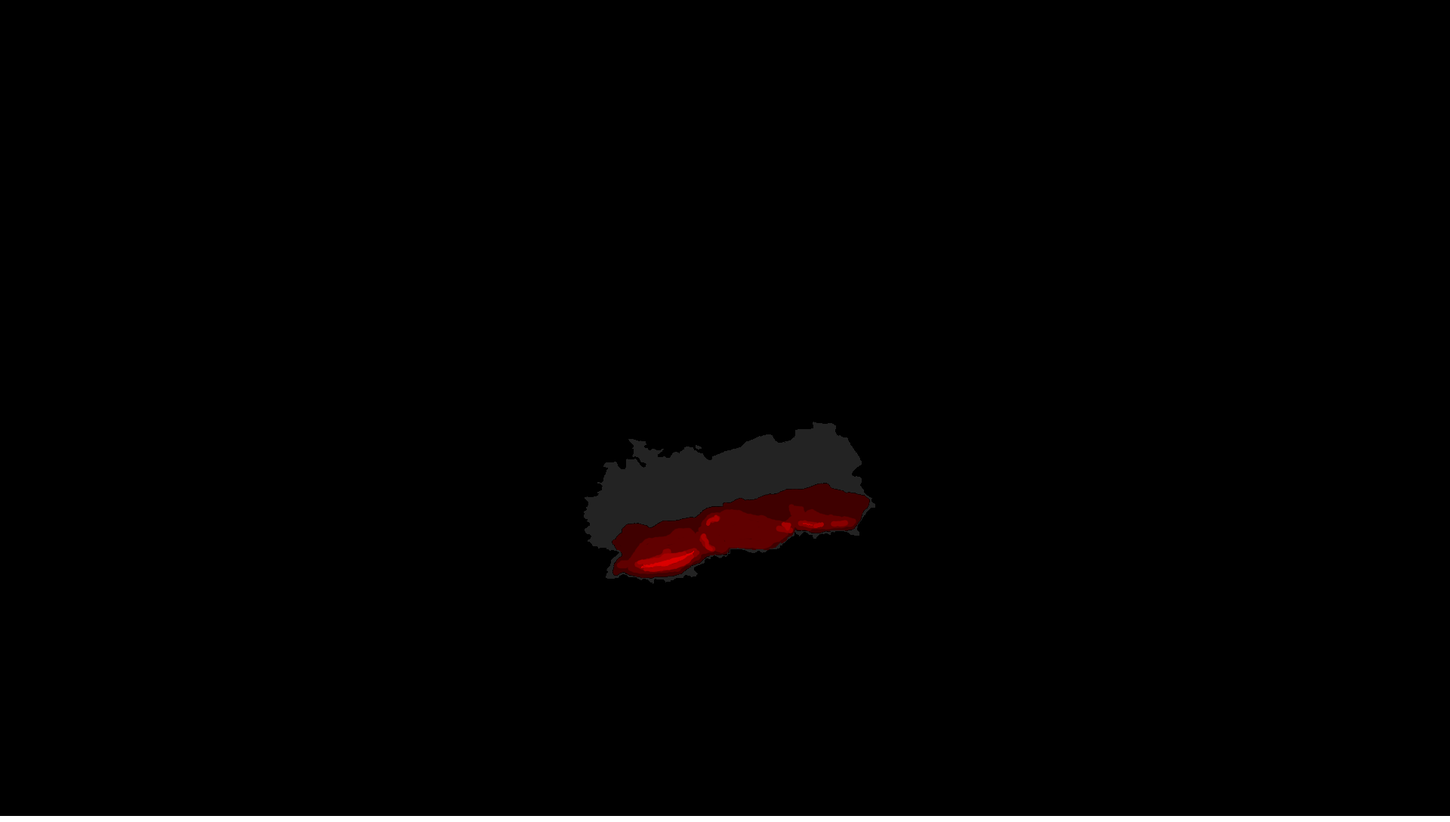
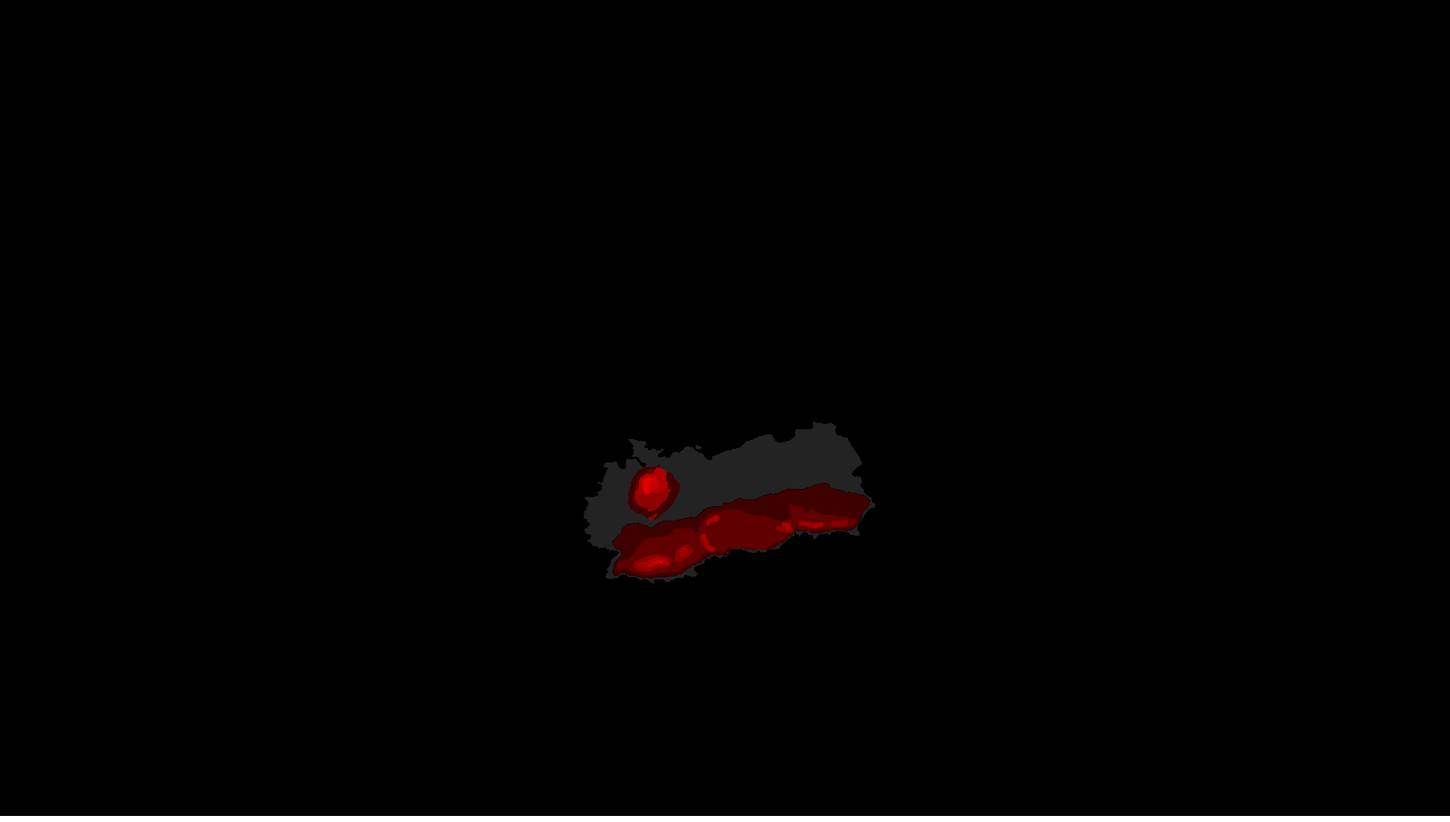
Layers edited between the first and the second (1450, 822) image:
painted on "Warstwa" over [627, 464, 706, 575]
